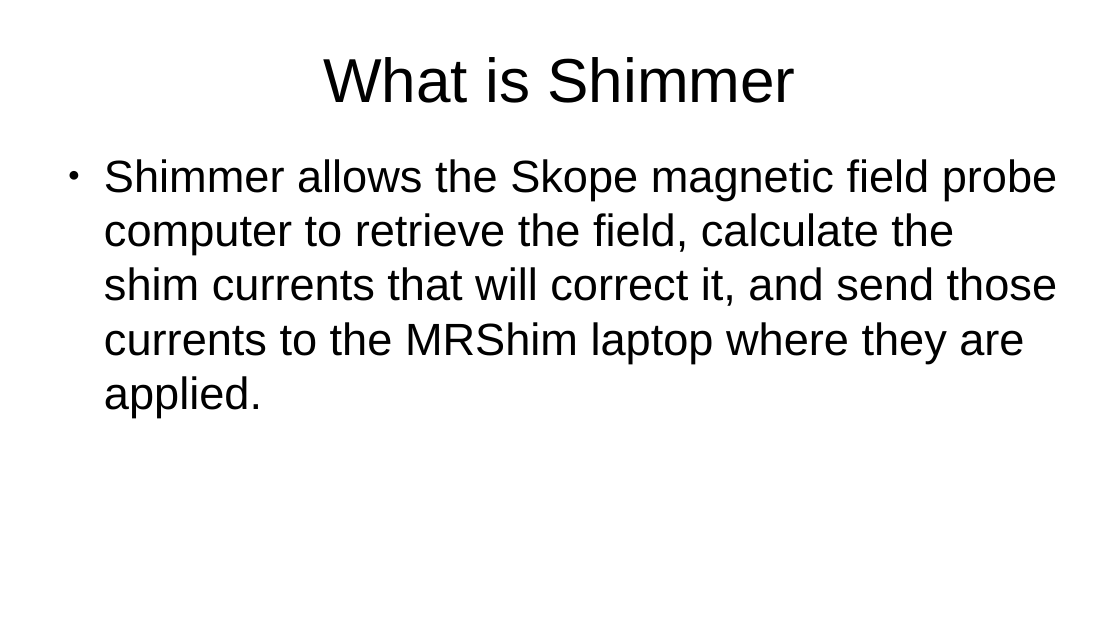
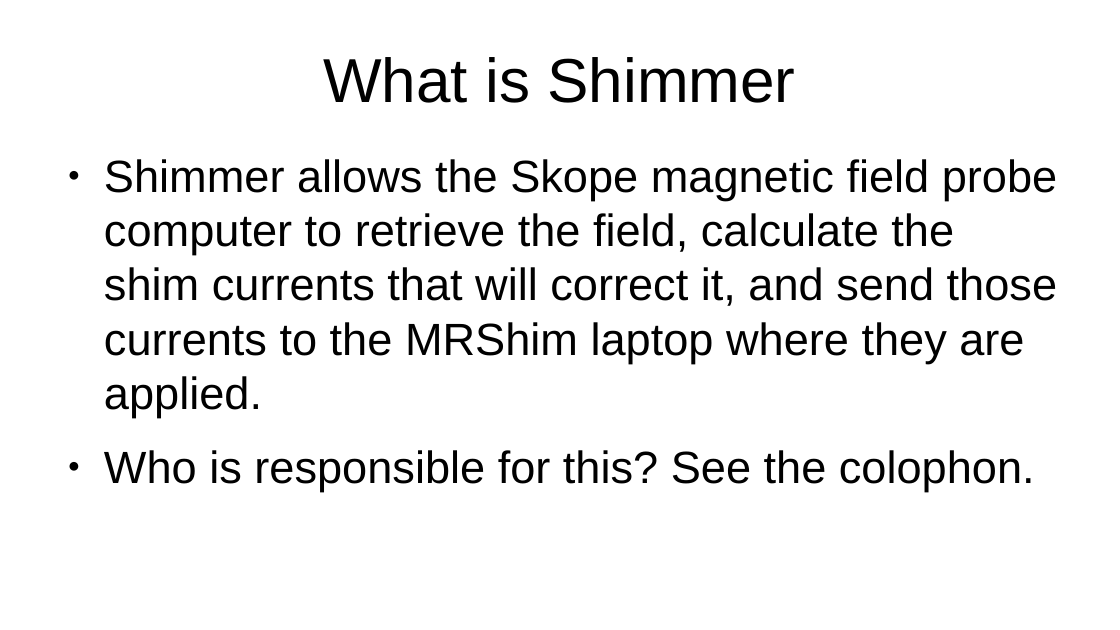
Before and after one commit to seventeenmagpie/skope-mrshim, a slide deck: slide 2 of shimmer/docs/user_guide_with_images.odp. Drawn at 1120x630 pixels with LibreOffice and Linux fonts; fonts in the diff are those of the drawing. Boxes give left, top, right and bottom in pixels: in the first picture for what was removed or moved away, otherwise in the second. Text is boxed around its words. In the diff, an @@ line names an element or a change of style, - is before the commit and + after.

```diff
--- a/shimmer/docs/user_guide_with_images.odp
+++ b/shimmer/docs/user_guide_with_images.odp
@@ text at [104, 450, 1035, 492]: paragraph added @@
+● Who is responsible for this? See the colophon.
```
Also in this commit, not shown: 11 other slides changed, 1 slide added, 1 slide removed, 8 other files.
